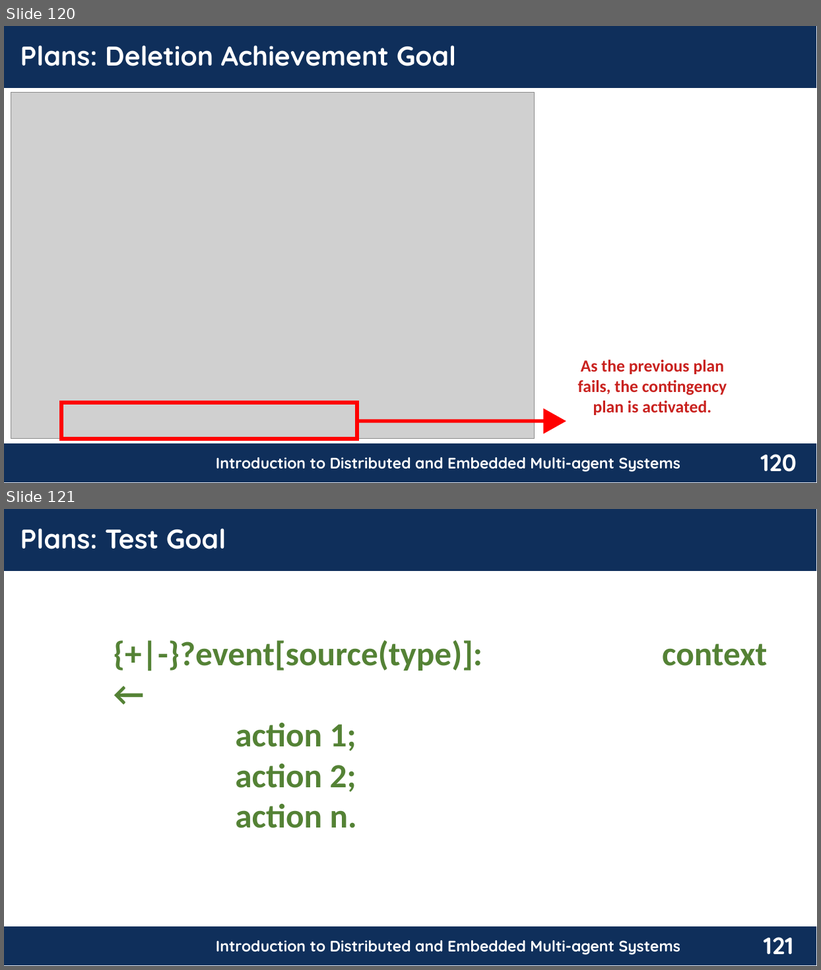
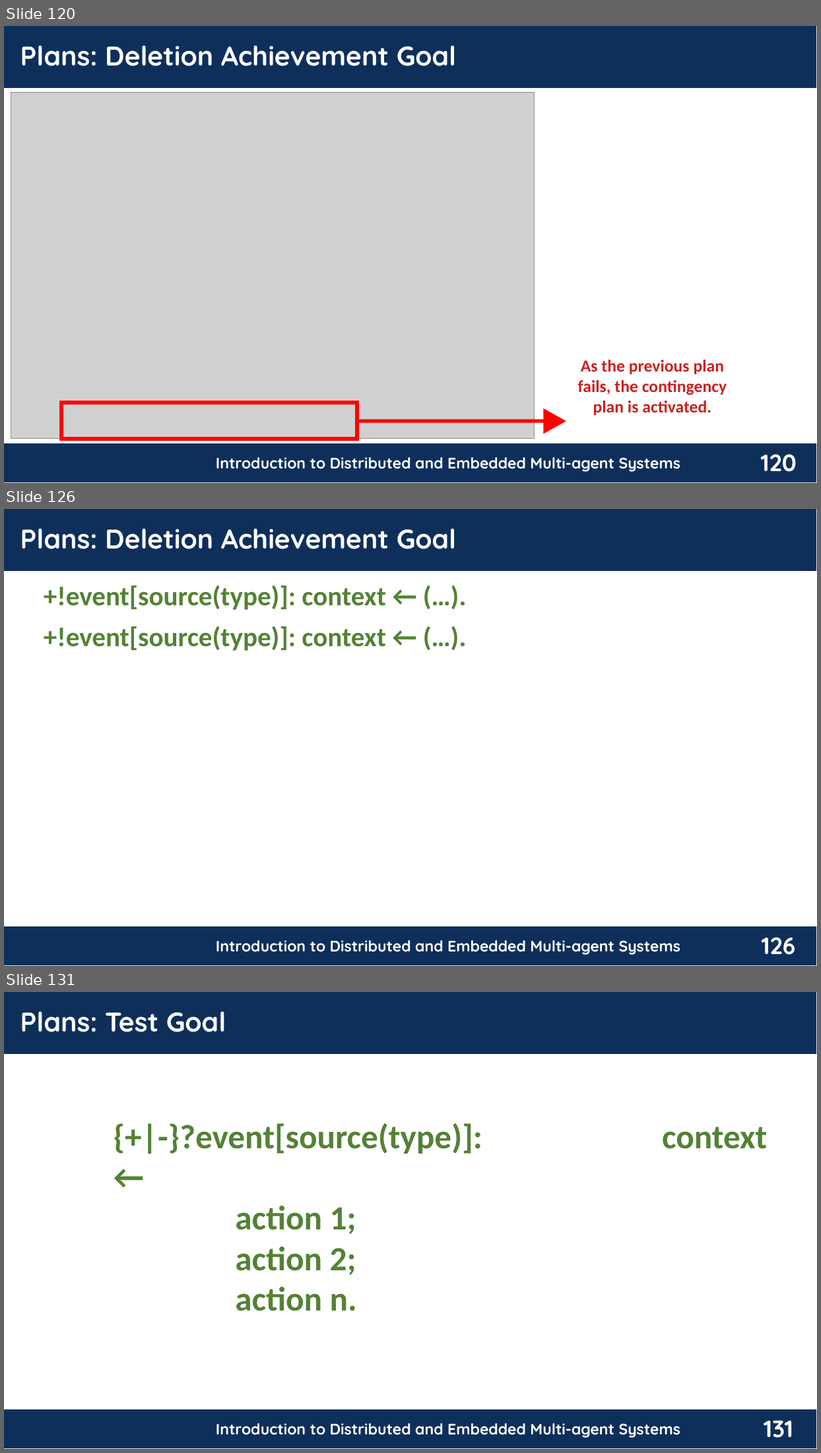
Before and after one commit to chon-group/distributedAndEmbeddedAI, a slide deck: course/08-GoalsAndPlans/08-GoalsAndPlans_20240503.odp. Shown one above the other, each under a label of ours: slides 120 and 121 before the commit, slides 120, 126 and 131 after it; the slides between them are not shown. The pictures are 821x970 and 821x1453 pixels, drawn with LibreOffice and Linux fonts; fonts in the diff are those of the drawing; grey boxes stand for pictures; background and template pictures are left out. Boxes give left, top, right and bottom in pixels: in the first picture for what was removed or moved away, otherwise in the second. Text is boxed around its words. In the diff, an @@ line names an element or a change of style, - is before the commit and + after.

Commit message:
Adjusts in Goals and Plans presentation.

```diff
--- a/course/08-GoalsAndPlans/08-GoalsAndPlans_20240503.odp
+++ b/course/08-GoalsAndPlans/08-GoalsAndPlans_20240503.odp
@@ slide 126 added at (4, 509, 817, 966), background #FFFFFF; not listed: 4 template elements that a slide beside it also shows @@
@@ text added at (20, 528, 456, 549), 32 pt, text #FFFFFF, bold @@
+Plans: Deletion Achievement Goal
@@ text added at (44, 585, 386, 610), 32 pt, text #548235, bold @@
++!event[source(type)]: context ← (…).
@@ text added at (44, 626, 386, 651), 32 pt, text #548235, bold @@
++!event[source(type)]: context ← (…).
@@ what was slide 121 is now slide 131 @@
@@ page number at (764, 1421, 793, 1438): text changed @@
-121
+131
```
Also in this commit, not shown: 2 slides changed, 9 other slides added.
